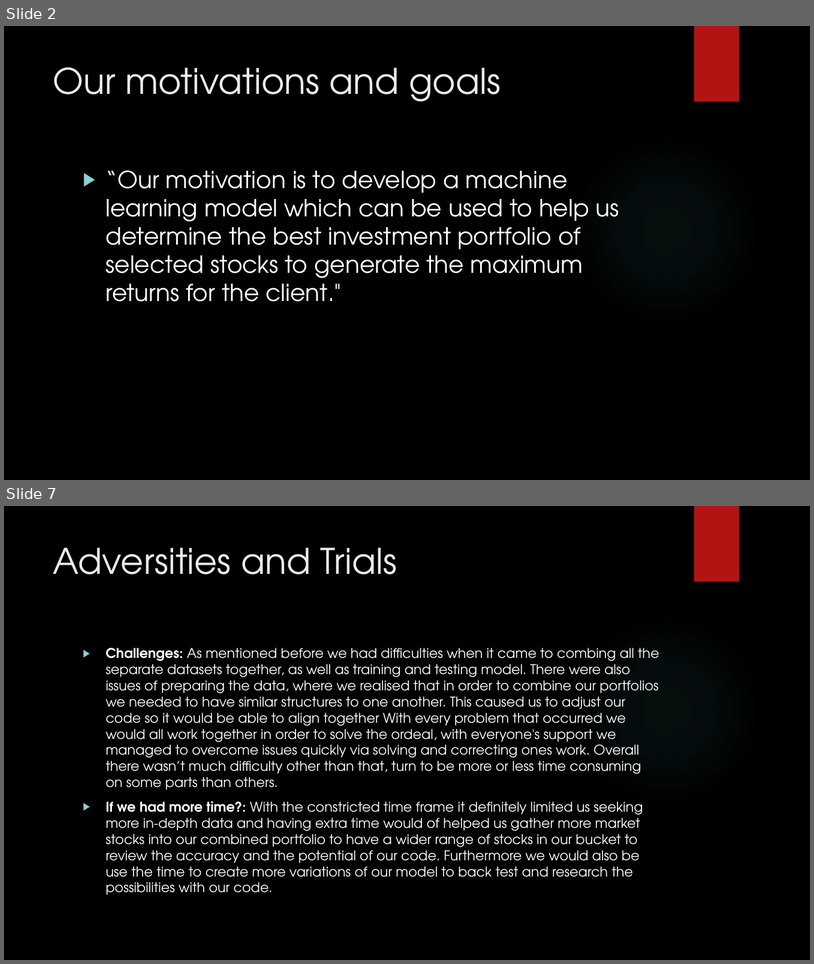
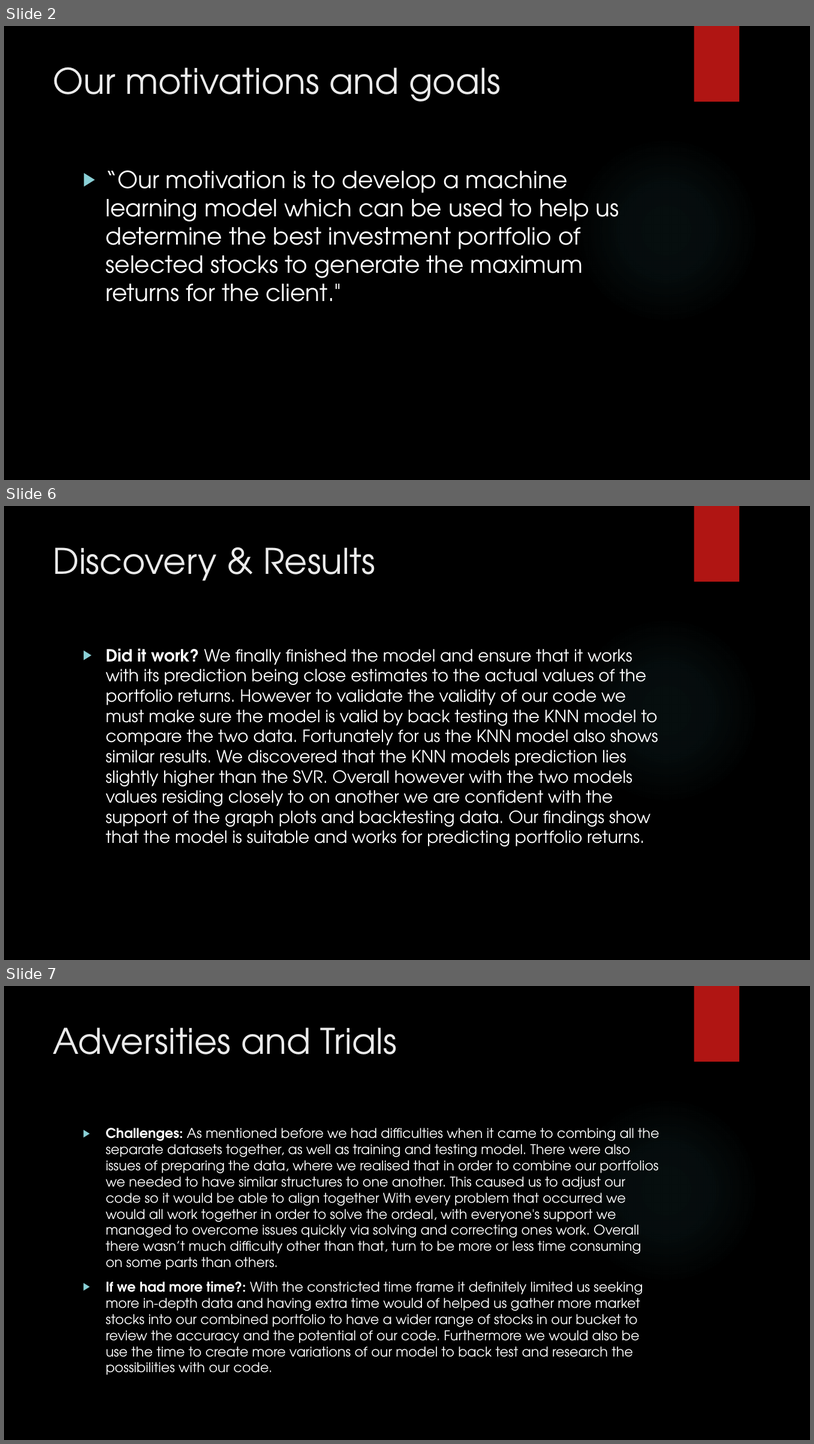
Before and after one commit to Damien-Nguyen/Analysis-of-Optimal-Investment-Portfolio, a slide deck: Stock Price Predictions & Analysis.pptx. Shown one above the other, each under a label of ours: slides 2 and 7 before the commit, slides 2, 6 and 7 after it; the slides between them are not shown. The pictures are 814x964 and 814x1444 pixels, drawn with LibreOffice and Linux fonts; fonts in the diff are those of the drawing; background and template pictures are left out. Boxes give left, top, right and bottom in pixels: in the first picture for what was removed or moved away, otherwise in the second. Text is boxed around its words. In the diff, an @@ line names an element or a change of style, - is before the commit and + after.

```diff
--- a/Stock Price Predictions & Analysis.pptx
+++ b/Stock Price Predictions & Analysis.pptx
@@ slide 6 added at [4, 506, 810, 960], background picture (left out); not listed: 2 template elements that a slide beside it also shows @@
@@ title added at [53, 547, 375, 581], 42 pt, text #EBEBEB @@
+Discovery & Results
@@ text added at [106, 648, 659, 846], 20 pt, text #FFFFFF @@
+▶ Did it work? We finally finished the model and ensure that it works with its prediction being close estimates to the actual values of the portfolio returns. However to validate the validity of our code we must make sure the model is valid by back testing the KNN model to compare the two data. Fortunately for us the KNN model also shows similar results. We discovered that the KNN models prediction lies slightly higher than the SVR. Overall however with the two models values residing closely to on another we are confident with the support of the graph plots and backtesting data. Our findings show that the model is suitable and works for predicting portfolio returns.
```
Also in this commit, not shown: 4 slides changed, 1 slide removed.
